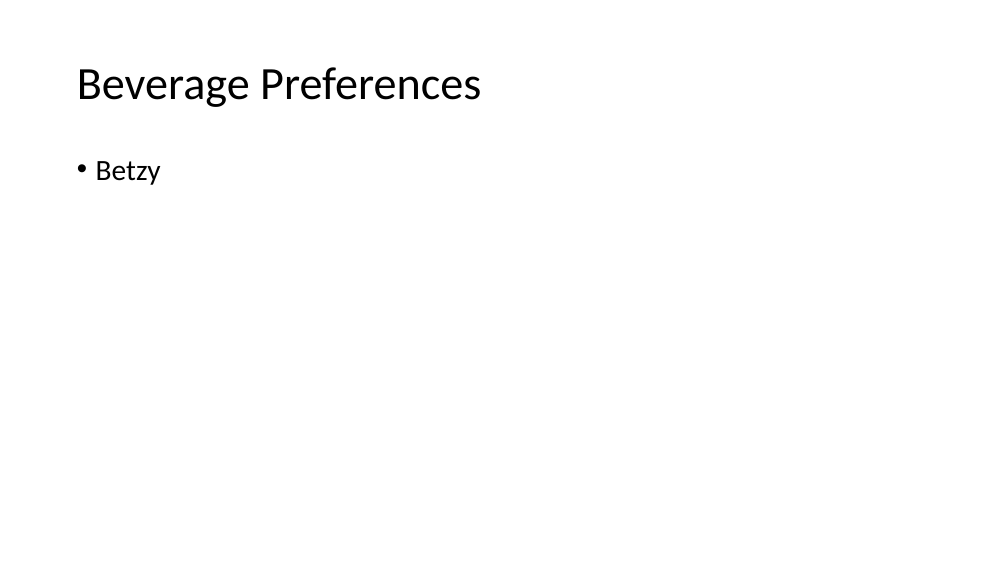
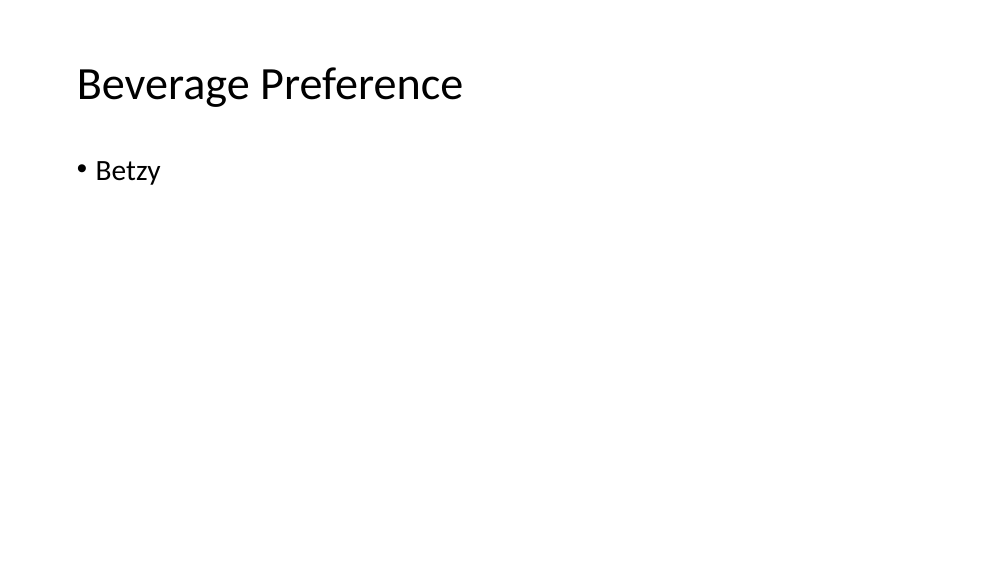
Before and after one commit to KelliDSmith/SMU_Project1_Group1, a slide deck: slide 11 of Group1 - Mixed Beverage Analysis.pptx. Drawn at 1008x567 pixels with LibreOffice and Linux fonts; fonts in the diff are those of the drawing. Boxes give left, top, right and bottom in pixels: in the first picture for what was removed or moved away, otherwise in the second. Text is boxed around its words. In the diff, an @@ line names an element or a change of style, - is before the commit and + after.

```diff
--- a/Group1 - Mixed Beverage Analysis.pptx
+++ b/Group1 - Mixed Beverage Analysis.pptx
@@ title at box(77, 67, 463, 107): text changed @@
-Beverage Preferences
+Beverage Preference
```
Also in this commit, not shown: 3 other slides changed, 1 other file.
